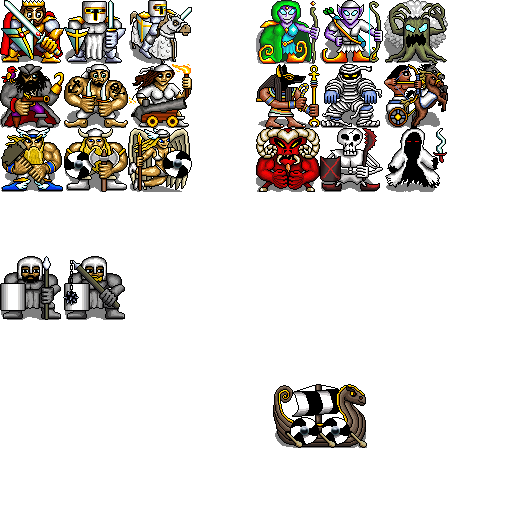
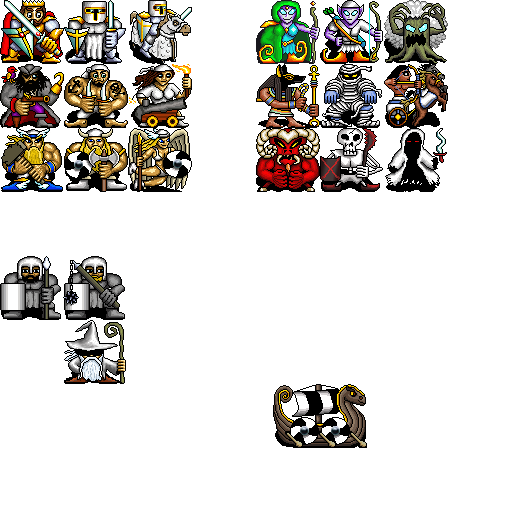
Revision of a layered w=512, h=512 image; what changed, layer by layer:
removed layer "Colour" over bbox(0, 29, 445, 444)
removed layer "Detail" over bbox(0, 29, 445, 448)
removed layer "Shadow" (was 50%) over bbox(0, 29, 445, 448)
added layer "Layer 3" above "Layer 2" over bbox(0, 29, 445, 444)
added layer "Layer 2" above "Layer 1" over bbox(0, 29, 445, 448)
added layer "Layer 1" over bbox(0, 29, 445, 448)
